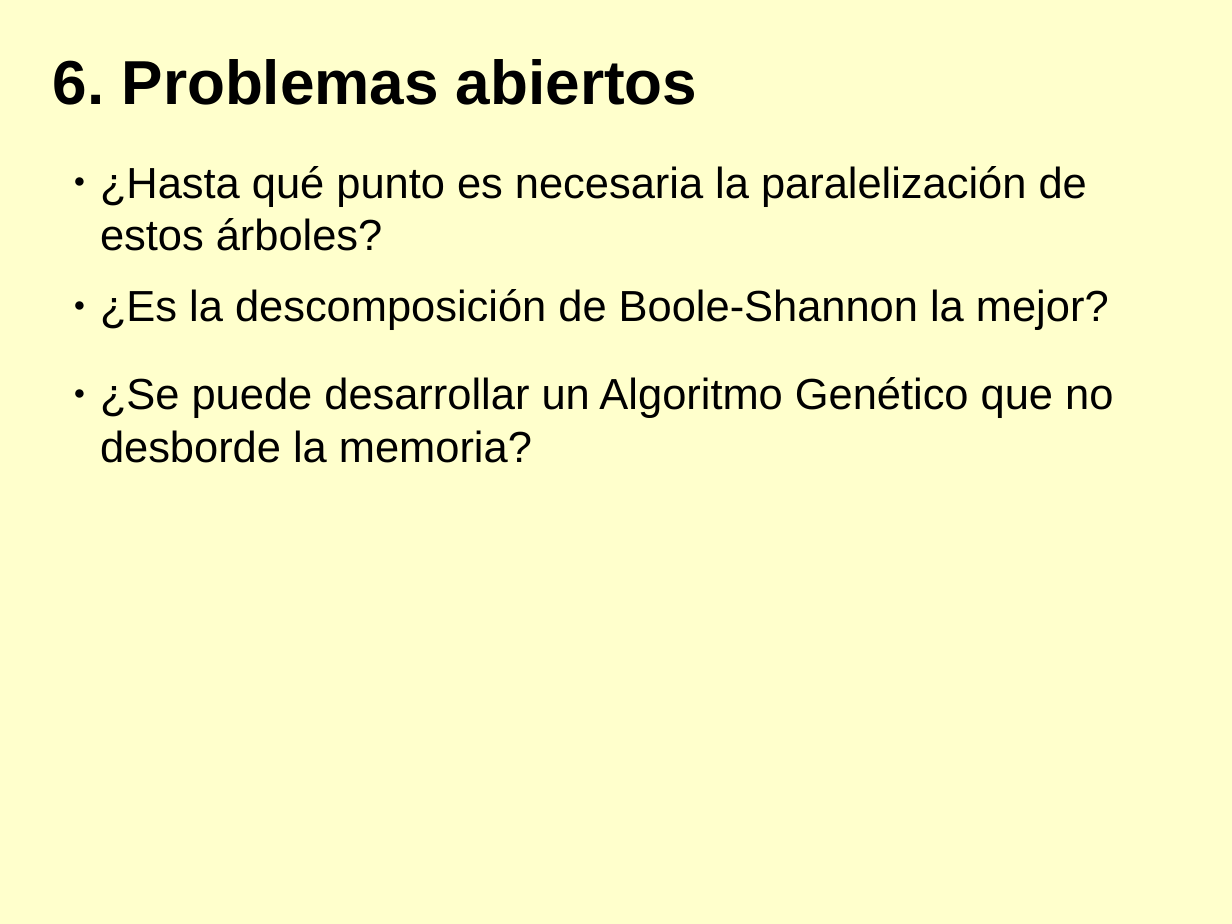
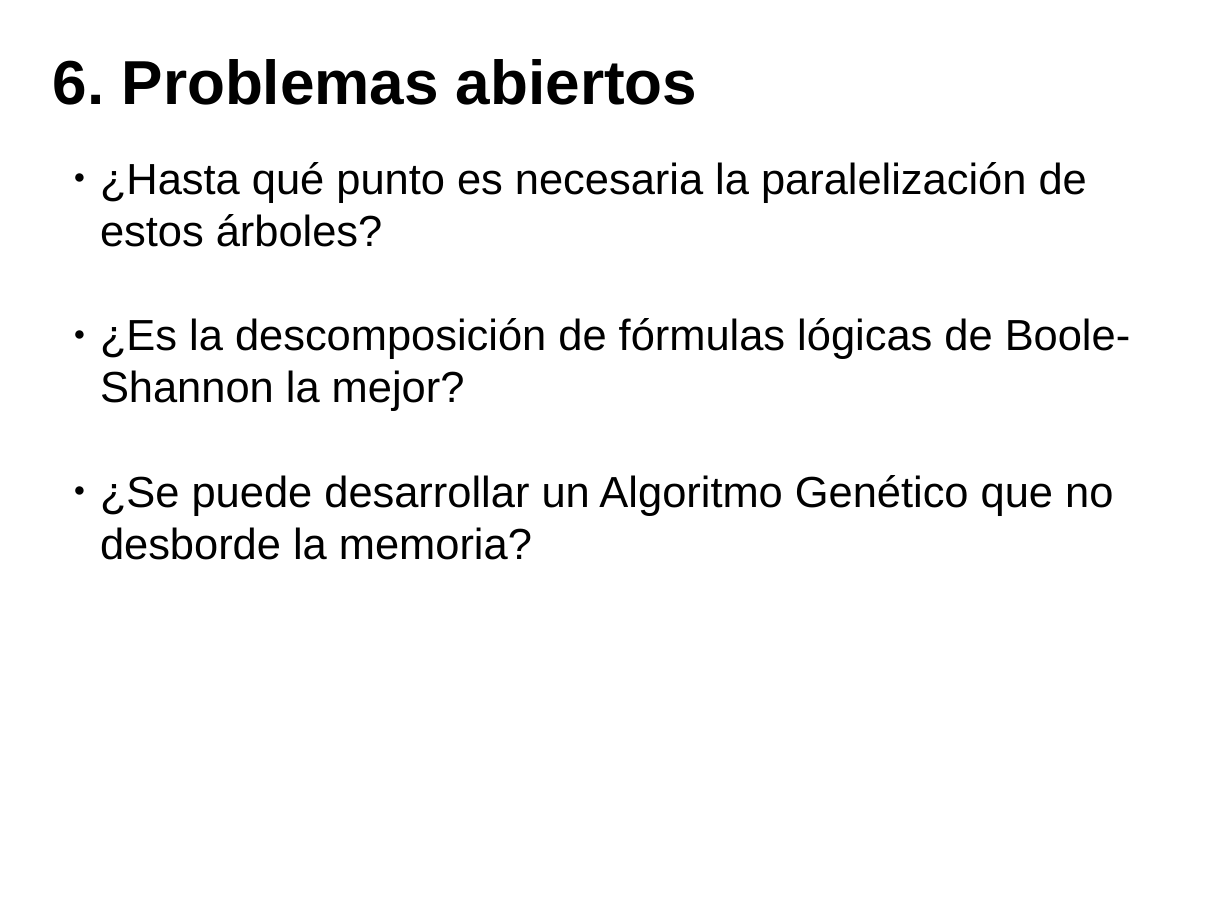
Before and after one commit to diegojromerolopez/djbdd, a slide deck: slide 25 of doc/presentacion.odp (slide 24 before the commit). Drawn at 1232x924 pixels with LibreOffice and Linux fonts; fonts in the diff are those of the drawing. Boxes give left, top, right and bottom in pixels: in the first picture for what was removed or moved away, otherwise in the second. Text is boxed around its words. In the diff, an @@ line names an element or a change of style, - is before the commit and + after.

Commit message:
Memoria y presentación

```diff
--- a/doc/presentacion.odp
+++ b/doc/presentacion.odp
@@ background #FFFFCC to #FFFFFF @@
@@ text "¿Hasta qué punto es necesaria ...": place and size @@
-text "¿Hasta qué punto es necesaria ..." at (100,377,1113,463)
+text "¿Hasta qué punto es necesaria ..." at (100,162,1130,516)
@@ text at (100,162,1130,411): paragraphs added @@
+● ¿Hasta qué punto es necesaria la paralelización de estos árboles?
+● ¿Es la descomposición de fórmulas lógicas de Boole-Shannon la mejor?
@@ text removed at (100,166,1087,251) @@
-● ¿Hasta qué punto es necesaria la paralelización de estos árboles?
@@ text removed at (100,289,1109,330) @@
-● ¿Es la descomposición de Boole-Shannon la mejor?
```
Also in this commit, not shown: 22 other slides changed, 3 slides added, 2 slides removed, 3 other files.
